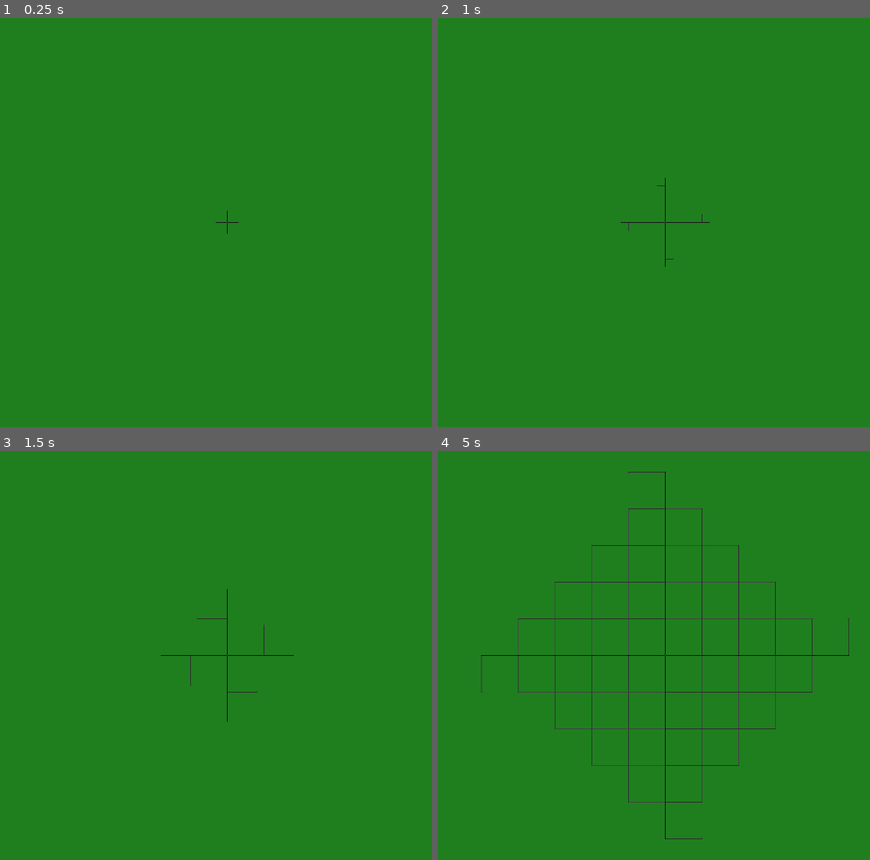
Above: before the commit, frames 1-4 (two rows, left to right).
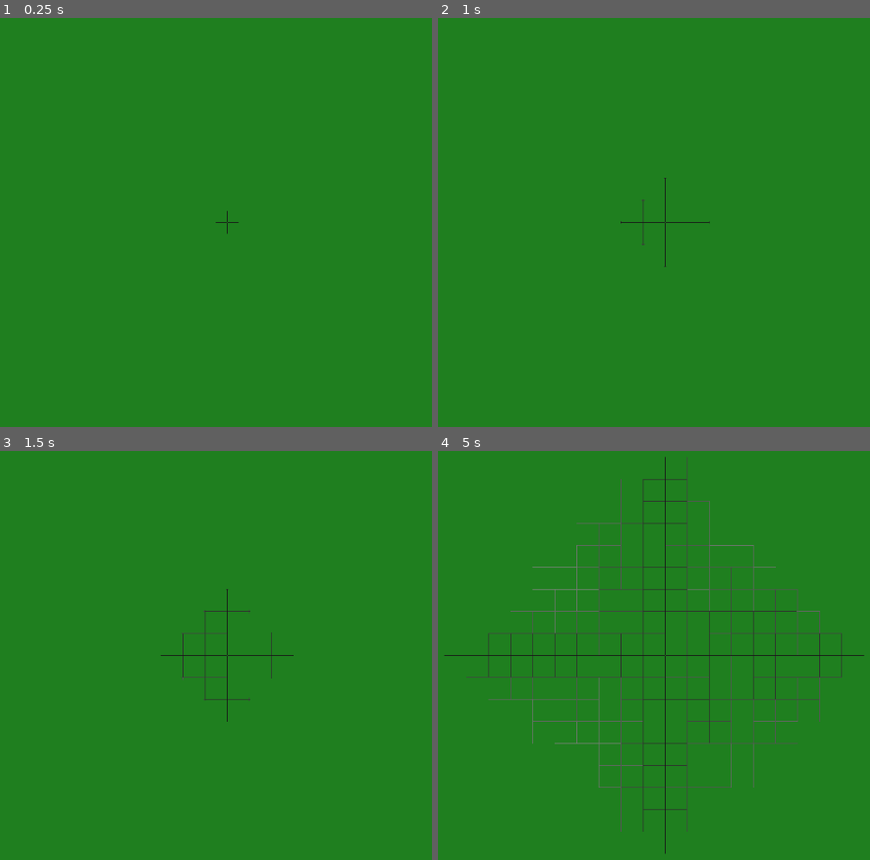
Above: after the commit, the same moments.

Repository: MichaelReel/2DMapGen
Game: Godot game, scene res://RoadGrid.tscn
The game is run twice, just before and just after one commit, with the same random seed, the same clock (stepped at 60 frames per second) and the same inputs. This scene is started directly instead of the project's main scene.
Inputs:
- Up to frame 1 (0.25 s): no input
- Up to frame 2 (1 s): tap Enter at 0.5 s
- Up to frame 3 (1.5 s): tap Space at 1.25 s
- Up to frame 4 (5 s): tap Enter at 2 s

Frame 1 is identical in both runs. In frame 2, less than 0.1% of the frame differs, in the area x 42-63%, y 39-61%; in frame 3, 0.3%; in frame 4, 4.2%, in the area x 1-99%, y 1-99%.

Commit message:
Some randomness introduced.

Diff:
--- a/RoadGrid.gd
+++ b/RoadGrid.gd
@@ -7,8 +7,10 @@
 onready var ready := false
 
 const BACK_GROUND := Color8(32, 128, 32, 255)
-const SPLIT_MIN := 50
-const TRAVEL_MIN := 250
+const UNIT_SIZE := 30
+const MAX_UNITS := 2
+const TRAVEL_MIN := 200
+const TRAVEL_MAX := 250
 
 class RoadWorker:
 	var pos : Vector2
@@ -22,11 +24,12 @@
 		dir = direction
 		col = color
 		dis = distance
+		block_dis = UNIT_SIZE * (randi() % MAX_UNITS + 1)
 
 	func travel_forward(image : Image, worker_list : Array) -> bool:
 		pos += dir
 		dis += 1
-		block_dis += 1
+		block_dis -= 1
 
 		# Are we still in bounds?
 		var bounds := Rect2(Vector2(), image.get_size())
@@ -43,12 +46,14 @@
 		image.set_pixelv(pos, col)
 
 		# Have we gone far enough to do something else?
-		if block_dis == SPLIT_MIN:
+		if block_dis <= 0:
+			if dis >= TRAVEL_MAX:
+				return false
+
 			worker_list.append(RoadWorker.new(pos, dir.tangent(), col.lightened(0.1), dis))
-			block_dis = 0
+			worker_list.append(RoadWorker.new(pos, dir.tangent().reflect(dir), col.lightened(0.1), dis))
 
-			if dis >= TRAVEL_MIN:
-				return false
+			block_dis = UNIT_SIZE * (randi() % MAX_UNITS + 1)
 
 		return true
 
